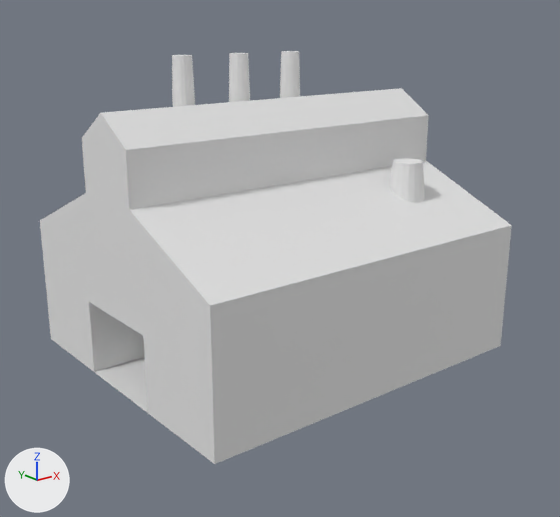
The FBX model Assets/CustomModels/Production/power_plant.fbx, before and after one commit.
Both versions are drawn from a 50 mm camera at (-6.7, -8.53, 5.28) aimed at (-0.13, -0.31, 2.0). Every picture has the same lights, and +X, +Y and +Z are marked at lower left. Where no turn or scale is listed for an object, it has been applied to the vertices.
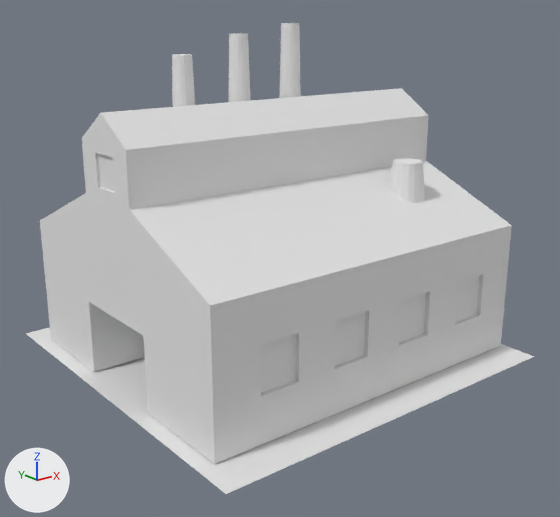
The newer file is also rescaled (x1.467), turned or shifted as a whole; pictures and numbers use the older file's frame.

Diff of the bpy script that builds the scene:
```diff
--- a/Assets/CustomModels/Production/power_plant.fbx.py
+++ b/Assets/CustomModels/Production/power_plant.fbx.py
@@ mat_basecolors @@
+mat_basecolors = principled_material('basecolors')
+mat_basecolors.base_color = (0.8, 0.8, 0.8)  # white #e7e7e7
+mat_basecolors.roughness = 0.69
@@ me_cylinder_003 @@
 # used by ob_cylinder_003; location = (1.51, -1.16, 2.88)
-me_cylinder_003.from_pydata(...)  # 164 vertices, 94 faces; spans x -4.09..1.06, y -1.07..3.38, z -2.31..1.86
+me_cylinder_003.from_pydata(...)  # 243 vertices, 136 faces; spans x -4.09..1.06, y -1.07..3.38, z -2.31..2.29
+# me_cylinder_003 part 1
+# 1 vertex is removed from x -4.09, y 3.38, z -1.27
+# 12 faces are deleted
+# 17 vertices in x -2.27..-1.99, y 2.32..2.6, z 1.86 move by (0.0, 0.0, 0.01)
+# 17 vertices in x -1.27..-0.99, y 2.32..2.6, z 1.86 move by (0.0, 0.0, 0.29)
+# 17 vertices in x -0.27..0.01, y 2.32..2.6, z 1.86 move by (0.0, 0.0, 0.43)
+# 48 vertices are added at x -4.09..1.06, y -1.07..3.38, z -2.31..0.81
+# 32 new vertices lie (0.0, 0.07, 0.0) away from vertices in x -3.51..0.5, y -1.07..3.31, z -1.69..-1.07
+# 54 new faces join them
 me_cylinder_003.materials.append(mat_material)
@@ me_grass_cube_003_basecolors @@
+me_grass_cube_003_basecolors.from_pydata([(-2.73, -2.73, 0.68), (2.73, 2.73, 0.68), (-2.73, 2.73, 0.68), (2.73, -2.73, 0.68)], [], [(3, 1, 2), (0, 3, 2)])
+me_grass_cube_003_basecolors.materials.append(mat_basecolors)  # white #e7e7e7
@@ ob_grass_cube_003_basecolors @@
+ob_grass_cube_003_basecolors = bpy.data.objects.new('grass_Cube.003_basecolors', me_grass_cube_003_basecolors)
+ob_grass_cube_003_basecolors.location = (-0.06, -0.02, -0.13)
```

Changed parts and their boxes [x1, y1, x2, y2] in the pictures (560 x 517 px):
'Cylinder.003', reshaped (7% taller): before [40, 51, 512, 464]; after [40, 23, 512, 464]
'grass_Cube.003_basecolors', added: after [26, 328, 535, 494]
